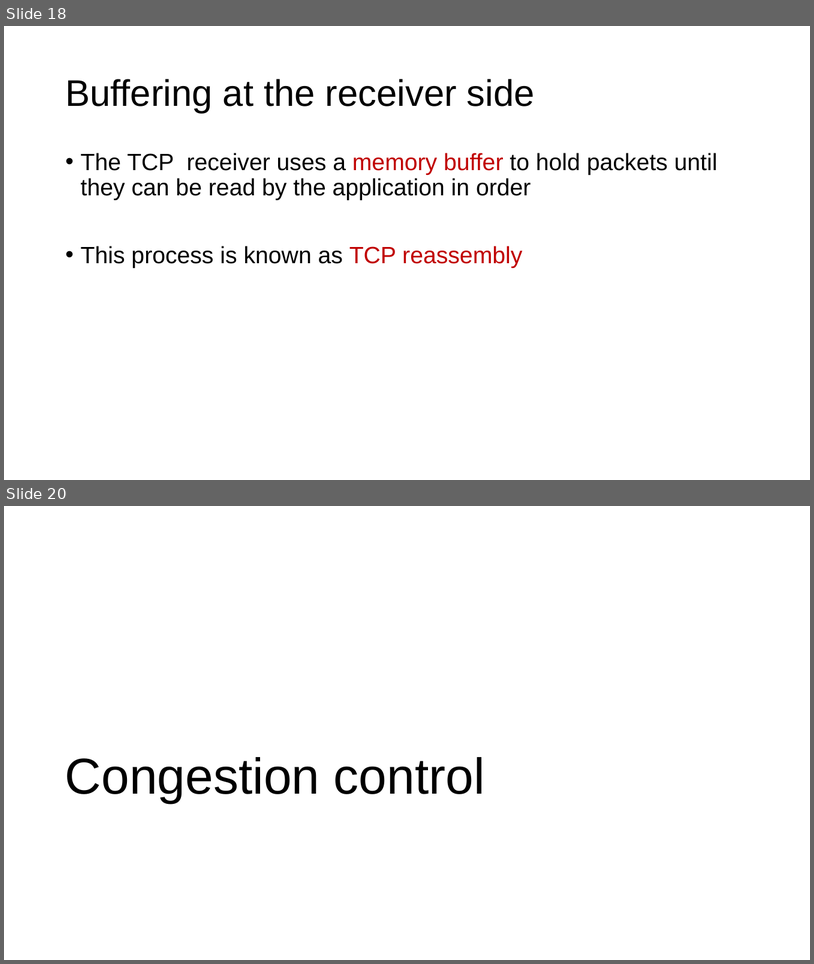
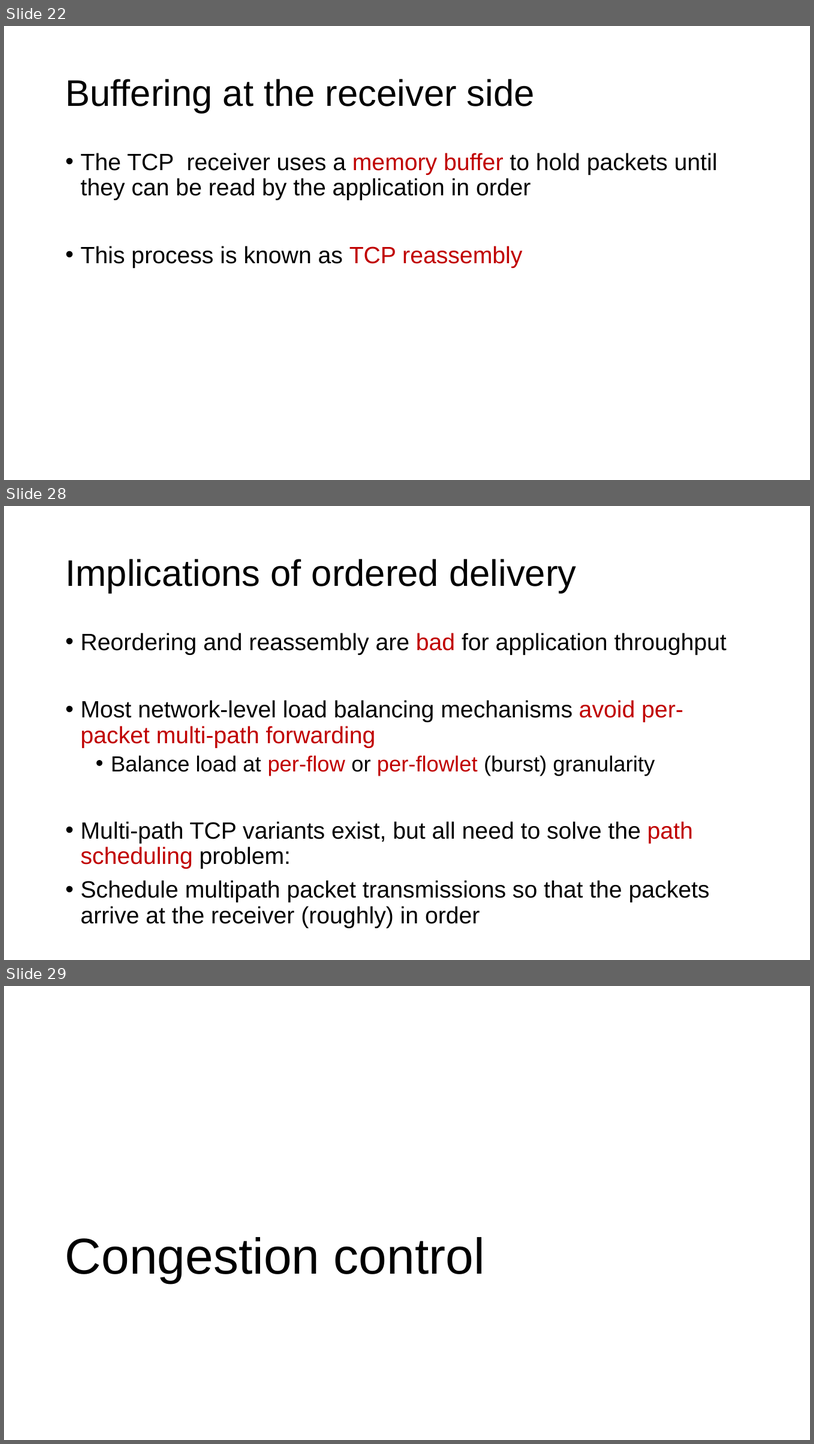
Before and after one commit to ngsrinivas/coursegen, a slide deck: ex/552-F19/lectures/05-transport.pptx. Shown one above the other, each under a label of ours: slides 18 and 20 before the commit, slides 22, 28 and 29 after it; the slides between them are not shown. The pictures are 814x964 and 814x1444 pixels, drawn with LibreOffice and Linux fonts; fonts in the diff are those of the drawing. Boxes give left, top, right and bottom in pixels: in the first picture for what was removed or moved away, otherwise in the second. Text is boxed around its words. In the diff, an @@ line names an element or a change of style, - is before the commit and + after.

```diff
--- a/ex/552-F19/lectures/05-transport.pptx
+++ b/ex/552-F19/lectures/05-transport.pptx
@@ slide 28 added at bbox=[4, 506, 810, 960], background #FFFFFF @@
@@ title added at bbox=[65, 559, 576, 593], 44 pt, text #000000 @@
+Implications of ordered delivery
@@ text added at bbox=[81, 633, 727, 928], 28 pt, text #000000 @@
+• Reordering and reassembly are bad for application throughput
+• Most network-level load balancing mechanisms avoid per-packet multi-path forwarding
+  • Balance load at per-flow or per-flowlet (burst) granularity
+• Multi-path TCP variants exist, but all need to solve the path scheduling problem:
+• Schedule multipath packet transmissions so that the packets arrive at the receiver (roughly) in order
@@ what was slide 18 is now slide 22 @@
@@ what was slide 20 is now slide 29 @@
```
Also in this commit, not shown: 7 slides changed, 8 other slides added, 2 other files.
